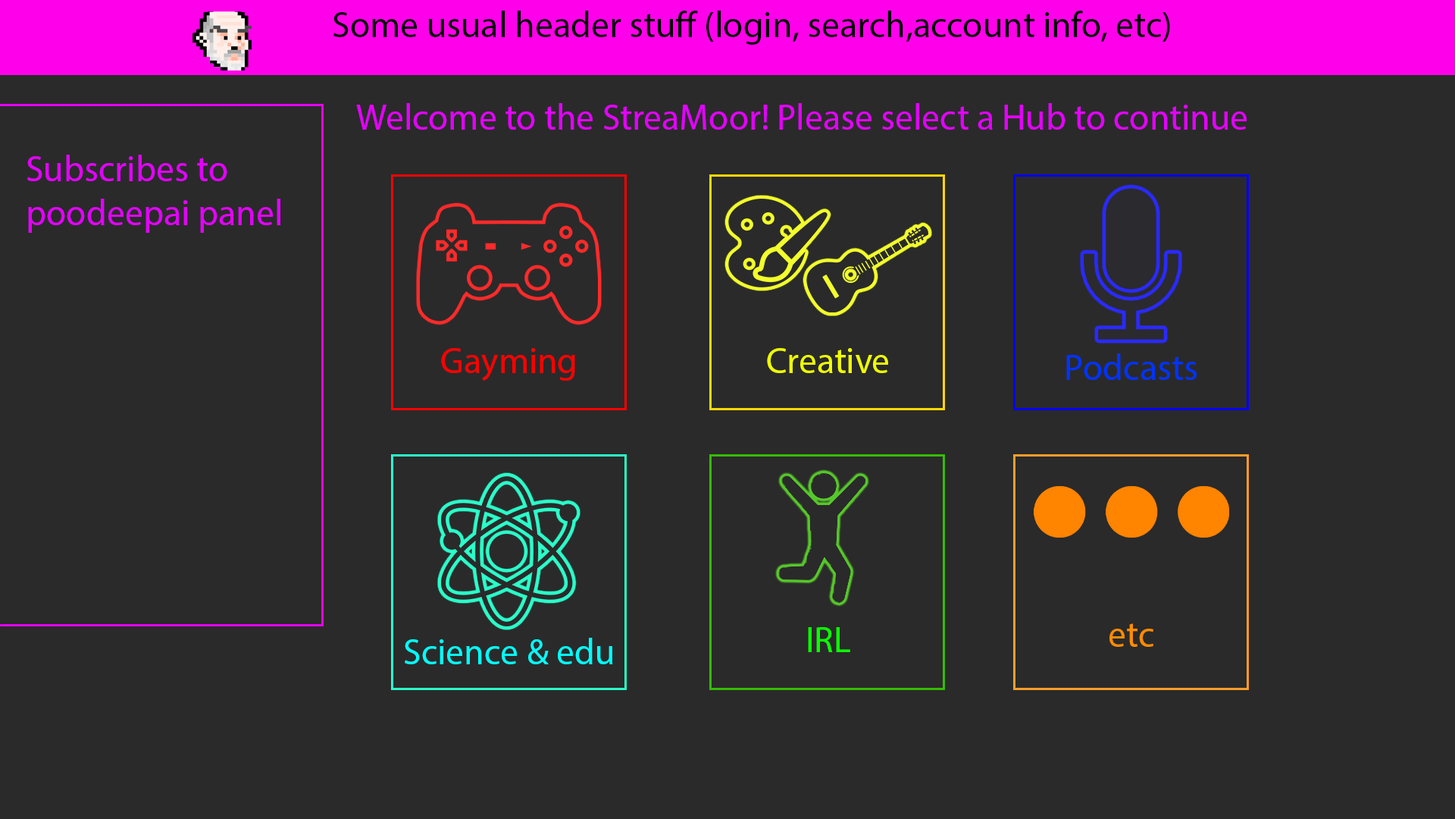
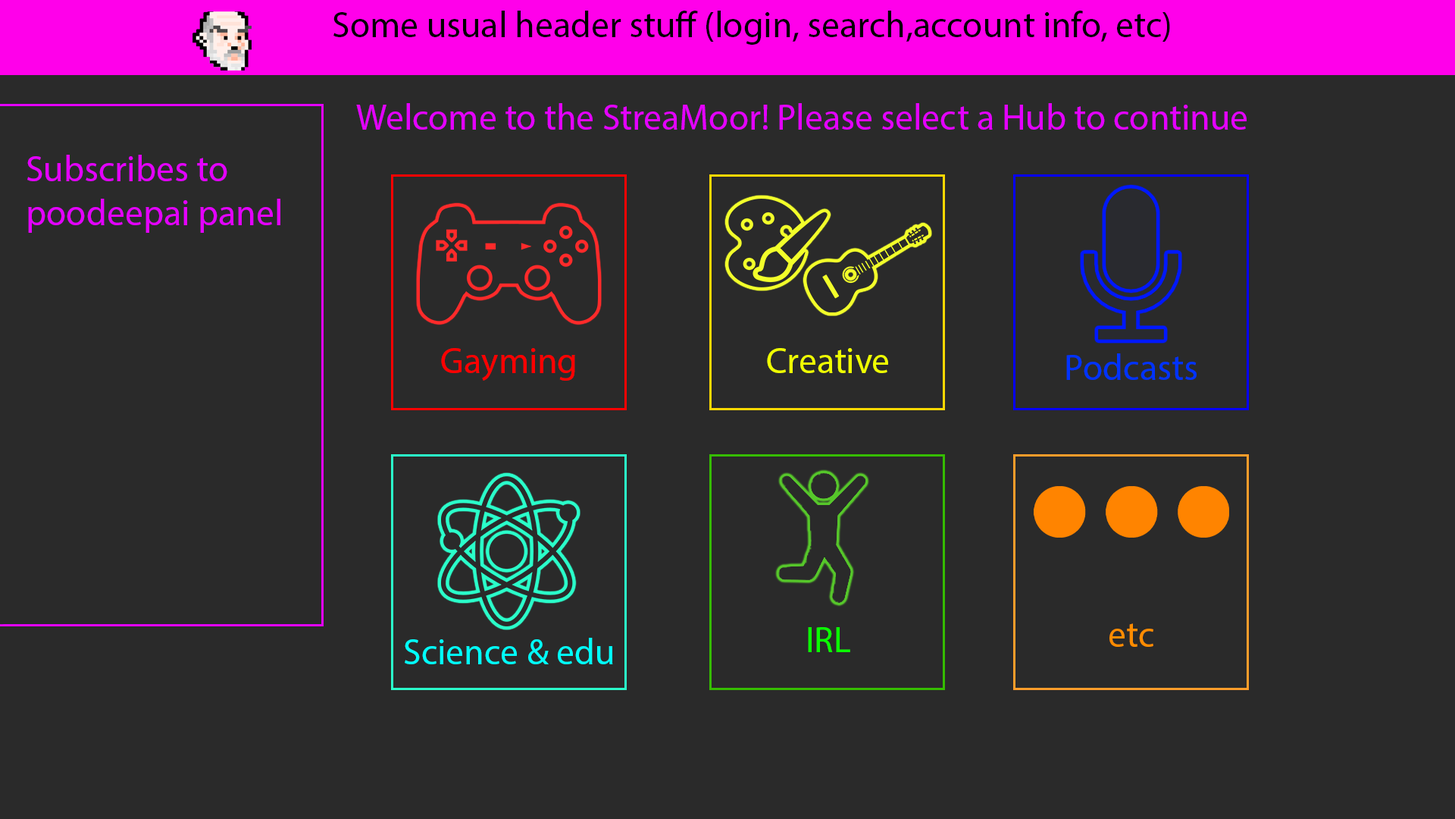
Comparing the layer stacks of the two 1455 × 819 images. Changes:
painted on "microphone-png-image-66068" over [1080, 184, 1183, 344]
